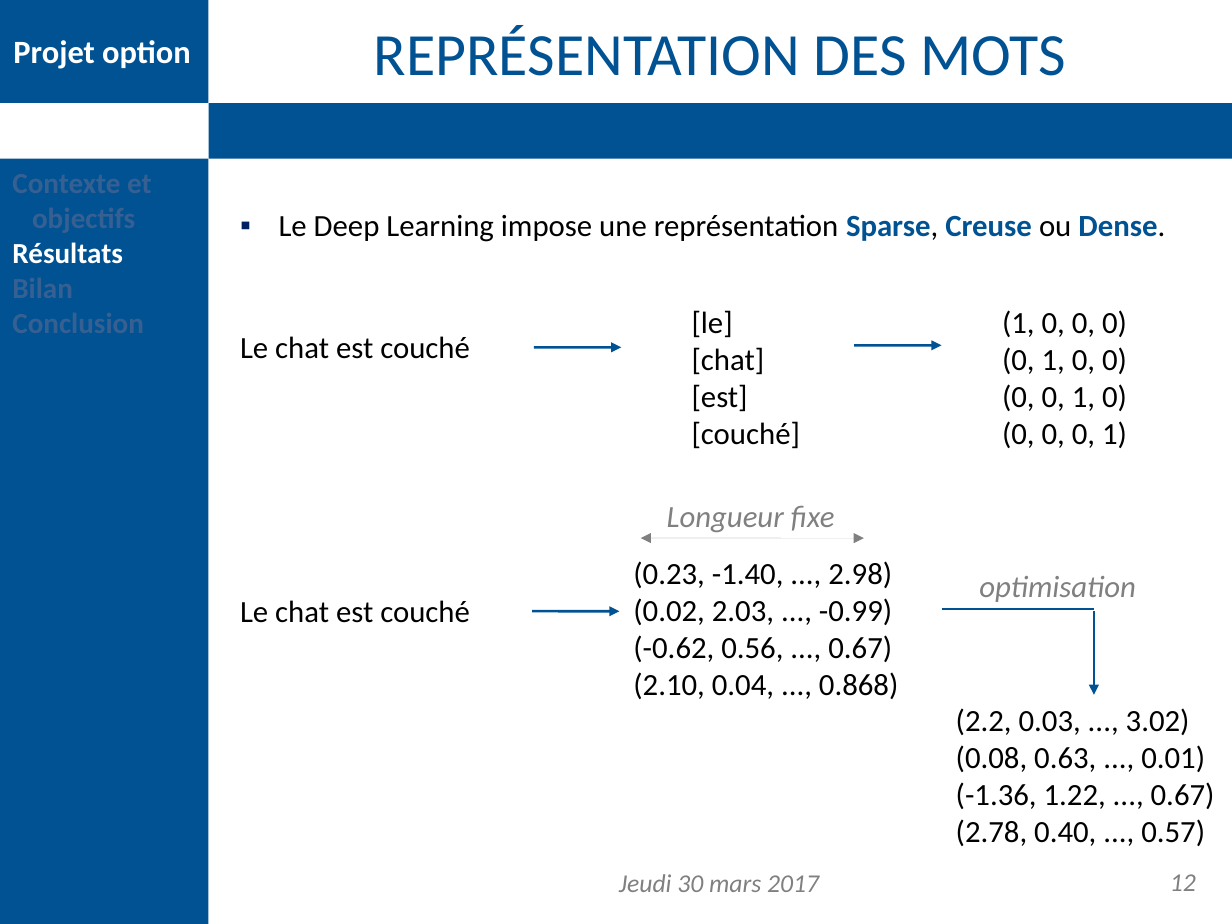
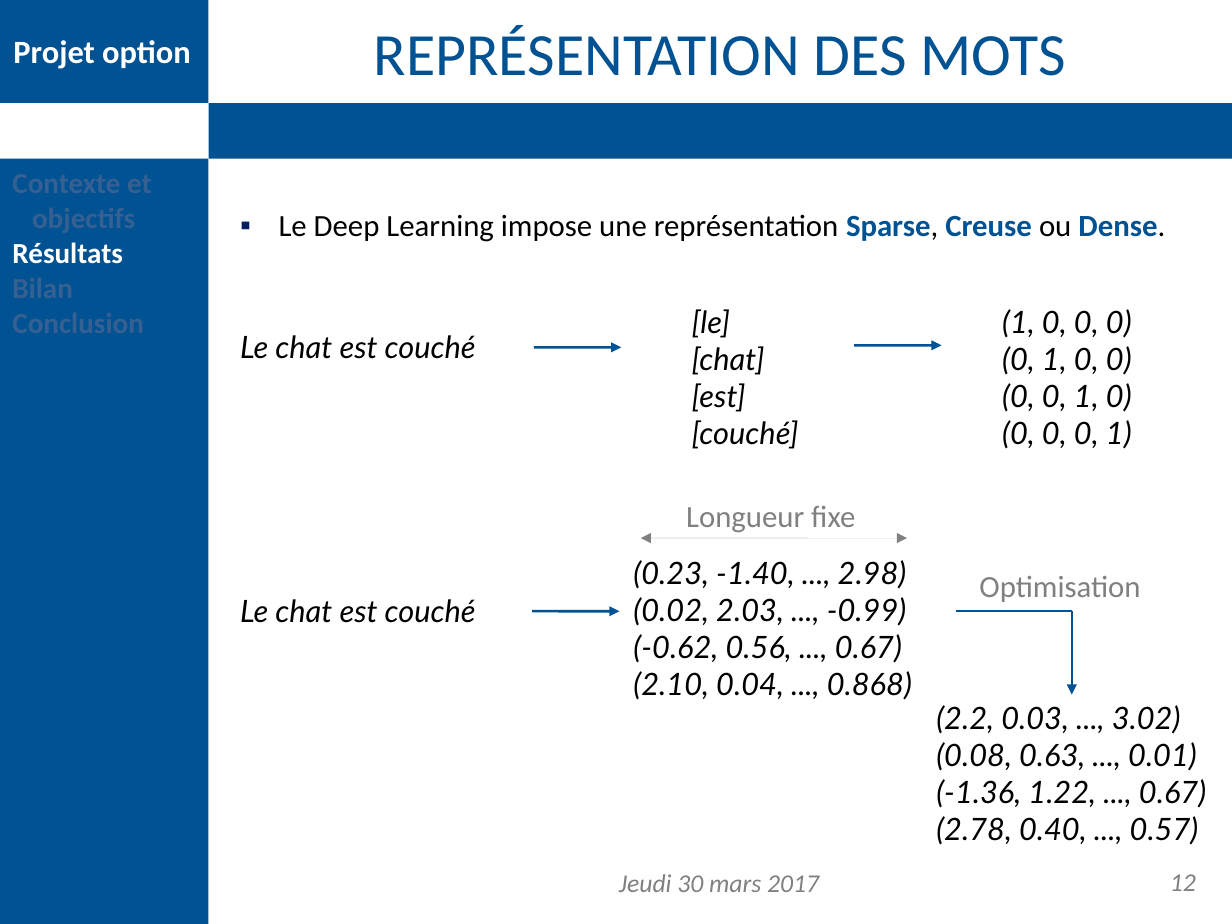
Before and after one commit to DDouteaux/Projet_option_info, a slide deck: slide 12 of Présentation finale/presentation_finale.pptx. Drawn at 1232x924 pixels with LibreOffice and Linux fonts; fonts in the diff are those of the drawing; background and template pictures are left out. Boxes give left, top, right and bottom in pixels: in the first picture for what was removed or moved away, otherwise in the second. Text is boxed around its words. In the diff, an @@ line names an element or a change of style, - is before the commit and + after.

Commit message:
Màj de quelques polices dans la présentation.

```diff
--- a/Présentation finale/presentation_finale.pptx
+++ b/Présentation finale/presentation_finale.pptx
@@ text "Longueur fixe": place and size @@
-text "Longueur fixe" at <box>667,506,835,532</box>
+text "Longueur fixe" at <box>686,506,855,532</box>
@@ text "Longueur fixe" at <box>686,506,855,532</box>: italic off @@
@@ double arrow moved from (641, 538) - (864, 538) to (641, 538) - (907, 538) @@
@@ text at <box>979,576,1140,602</box>: text changed; italic off @@
-optimisation
+Optimisation
@@ line moved from (941, 609) - (1094, 609) to (956, 611) - (1072, 611) @@
@@ arrow moved from (1094, 611) - (1094, 695) to (1072, 611) - (1072, 695) @@
@@ font Calibri to Lato, italic on in 6 elements at <box>240,335,476,359</box>, <box>692,309,799,449</box>, <box>1002,309,1132,449</box>, <box>240,599,476,623</box>, <box>633,560,912,700</box>, <box>936,705,1206,845</box> @@
@@ text "(2.2, 0.03, ..., 3.02)": place and size @@
-text "(2.2, 0.03, ..., 3.02)" at <box>956,708,1215,846</box>
+text "(2.2, 0.03, ..., 3.02)" at <box>936,705,1206,845</box>
```
Also in this commit, not shown: 1 other file.
